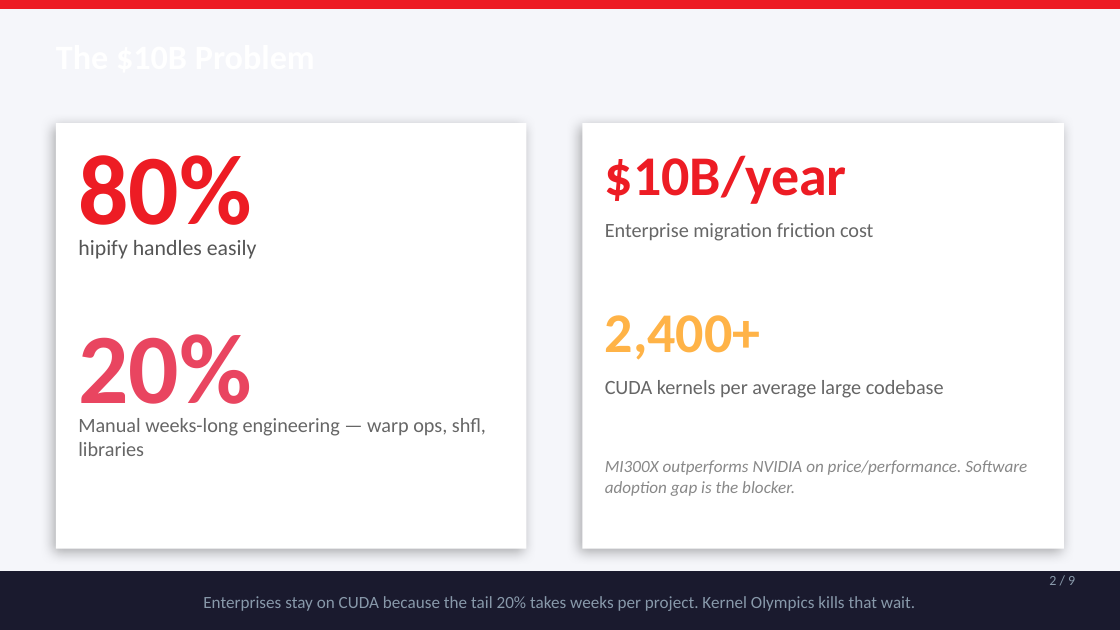
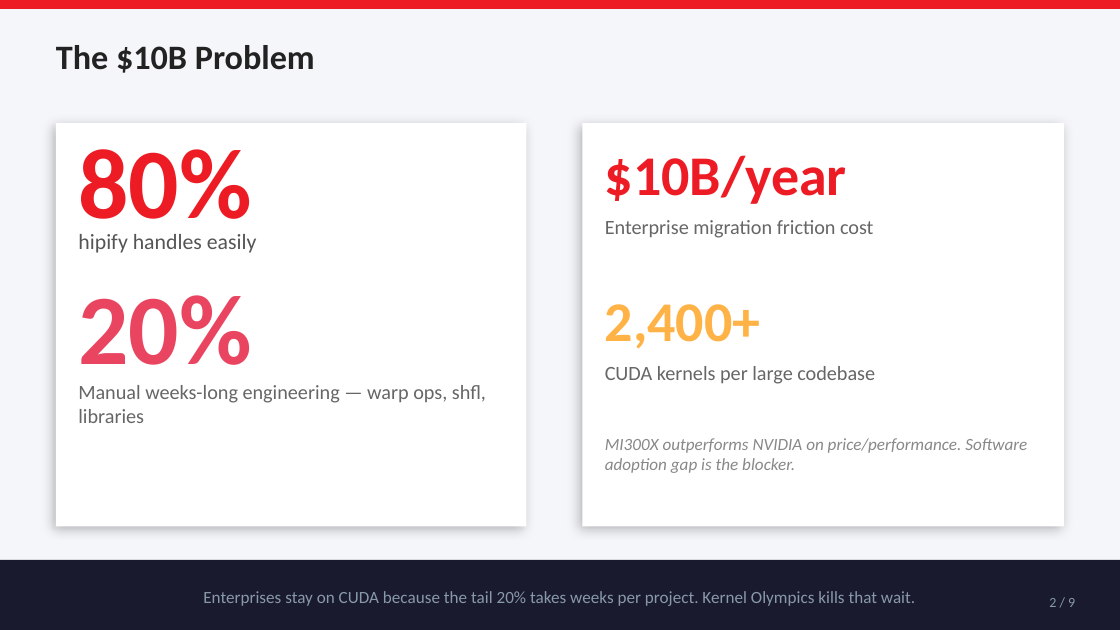
Before and after one commit to indrad3v4/Kernel-Olympics, a slide deck: slide 2 of slides/KernelOlympics_Deck.pptx. Drawn at 1120x630 pixels with LibreOffice and Linux fonts; fonts in the diff are those of the drawing. Boxes give left, top, right and bottom in pixels: in the first picture for what was removed or moved away, otherwise in the second. Text is boxed around its words. In the diff, an @@ line names an element or a change of style, - is before the commit and + after.

```diff
--- a/slides/KernelOlympics_Deck.pptx
+++ b/slides/KernelOlympics_Deck.pptx
@@ text added at [56,45,315,73], 22 pt, text #222222, bold @@
+The $10B Problem
@@ rectangle at [56,123,526,526]: shadow changed @@
@@ rectangle: place and size @@
-rectangle at [56,123,526,549]
+rectangle at [56,123,526,526]
@@ text "80%": place and size @@
-text "80%" at [78,155,251,247]
+text "80%" at [78,149,251,241]
@@ rectangle: place and size @@
-rectangle at [582,123,1064,549]
+rectangle at [582,123,1064,526]
@@ rectangle at [582,123,1064,526]: shadow changed @@
@@ text "hipify handles easily": place and size @@
-text "hipify handles easily" at [78,240,257,259]
+text "hipify handles easily" at [78,234,257,253]
@@ text "20%": place and size @@
-text "20%" at [78,334,251,426]
+text "20%" at [78,295,251,387]
@@ text "2,400+": place and size @@
-text "2,400+" at [605,315,761,360]
+text "2,400+" at [605,304,761,349]
@@ text "Manual weeks-long engineering — warp ...": place and size @@
-text "Manual weeks-long engineering — warp ..." at [78,418,486,456]
+text "Manual weeks-long engineering — warp ..." at [78,385,486,423]
@@ text at [605,366,875,384]: text changed @@
-CUDA kernels per average large codebase
+CUDA kernels per large codebase
@@ text "MI300X outperforms NVIDIA on price/performance. ...": place and size @@
-text "MI300X outperforms NVIDIA on price/performance. ..." at [605,460,1027,496]
+text "MI300X outperforms NVIDIA on price/performance. ..." at [605,438,1027,473]
@@ rectangle: place and size @@
-rectangle at [0,571,1120,630]
+rectangle at [0,560,1120,629]
@@ text "Enterprises stay on CUDA because ...": place and size @@
-text "Enterprises stay on CUDA because ..." at [203,596,915,611]
+text "Enterprises stay on CUDA because ..." at [203,591,915,606]
@@ text "2 / 9": place and size @@
-text "2 / 9" at [1049,576,1075,585]
+text "2 / 9" at [1049,598,1075,607]
```
Also in this commit, not shown: 8 other slides changed, 3 other files.
